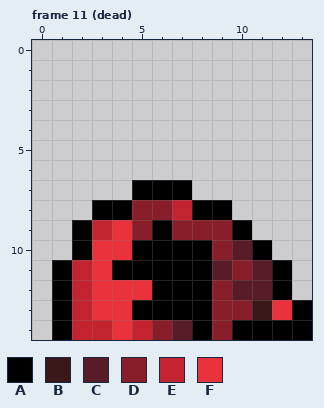
Pixel-art file -- BurningKnight/Content/Animations/cup_guy.ase. This is how it looked before the edit.
14x15 pixels, 11 frames. Shown: frame 11 (dead).
Palette (. is transparent): A #000000  B #3b1818  C #571c27  D #891e2b  E #c42430  F #ea323c
Pixels before, frame 11 (dead), first column x 1:
 7 ....AAA......
 8 ..AADDEAA....
 9 .AEFDADDDA...
10 .AFFAAAADCA..
11 AEFAAAAACDCA.
12 AEFFFAAADCCA.
13 AEFFAAAADDBFA
14 AEEFEDCADAAAA
Once edited:
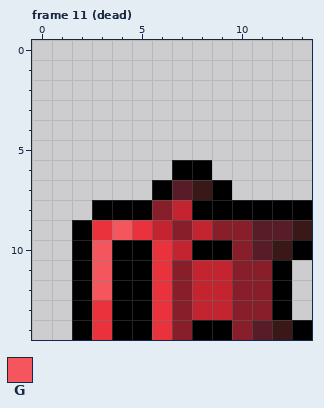
Colours new in this view: G #f5555d
Diff:
Changed rows in their new state; - is an unchanged pixel.
Frame 11 (dead):
first column x 1:
 6 ------AA-----
 7 ----.-CBA----
 8 ----A----AAAA
 9 --FGFE-E-DCCB
10 --GA-FE-ADCBA
11 .AG--FDEE-D--
12 .AGAAFDEEDD--
13 .A-A-FDEE-DA.
14 .AFAAFD-ADCB-
Boxes around the changes in both pictures, in picture pixels (x1, y1, x2, y2):
changed: (52, 160, 312, 340)
